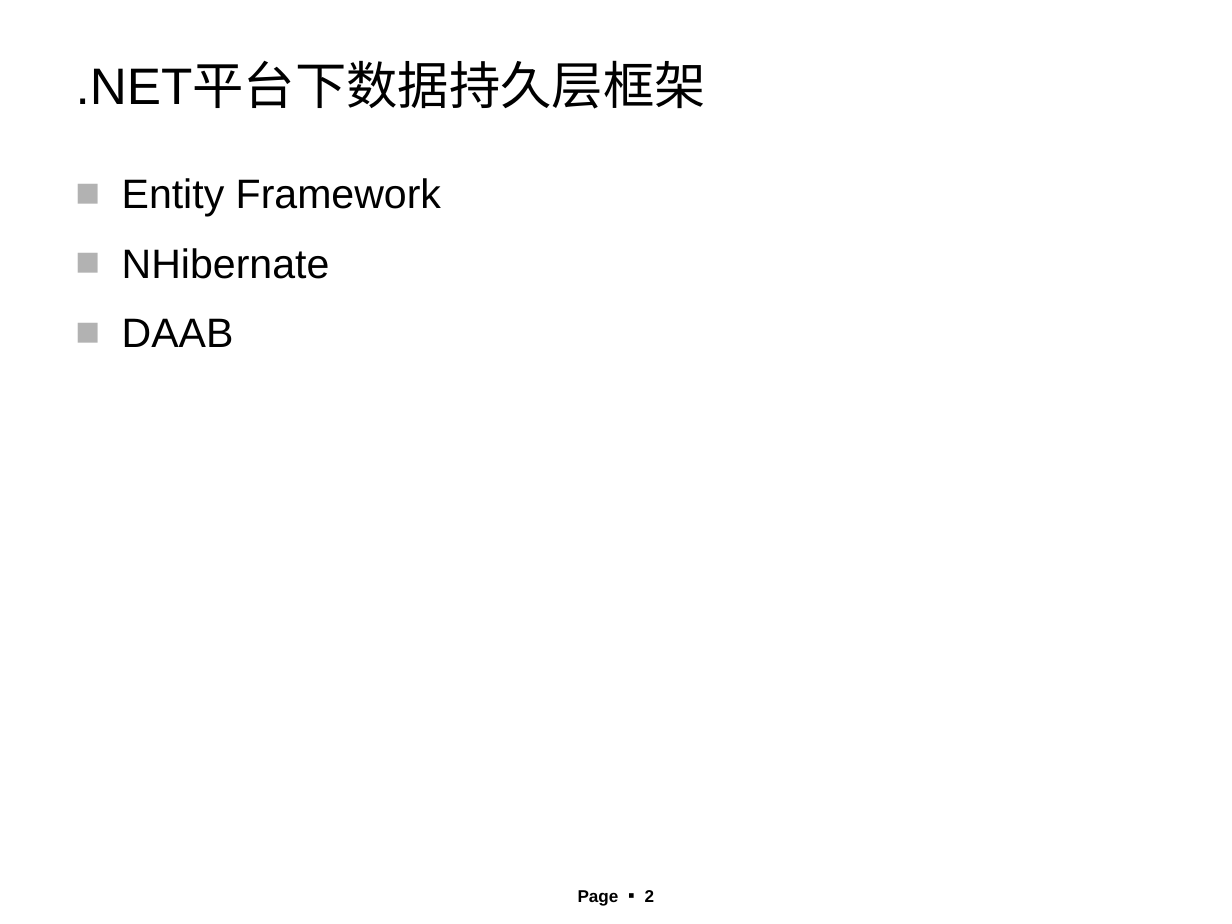
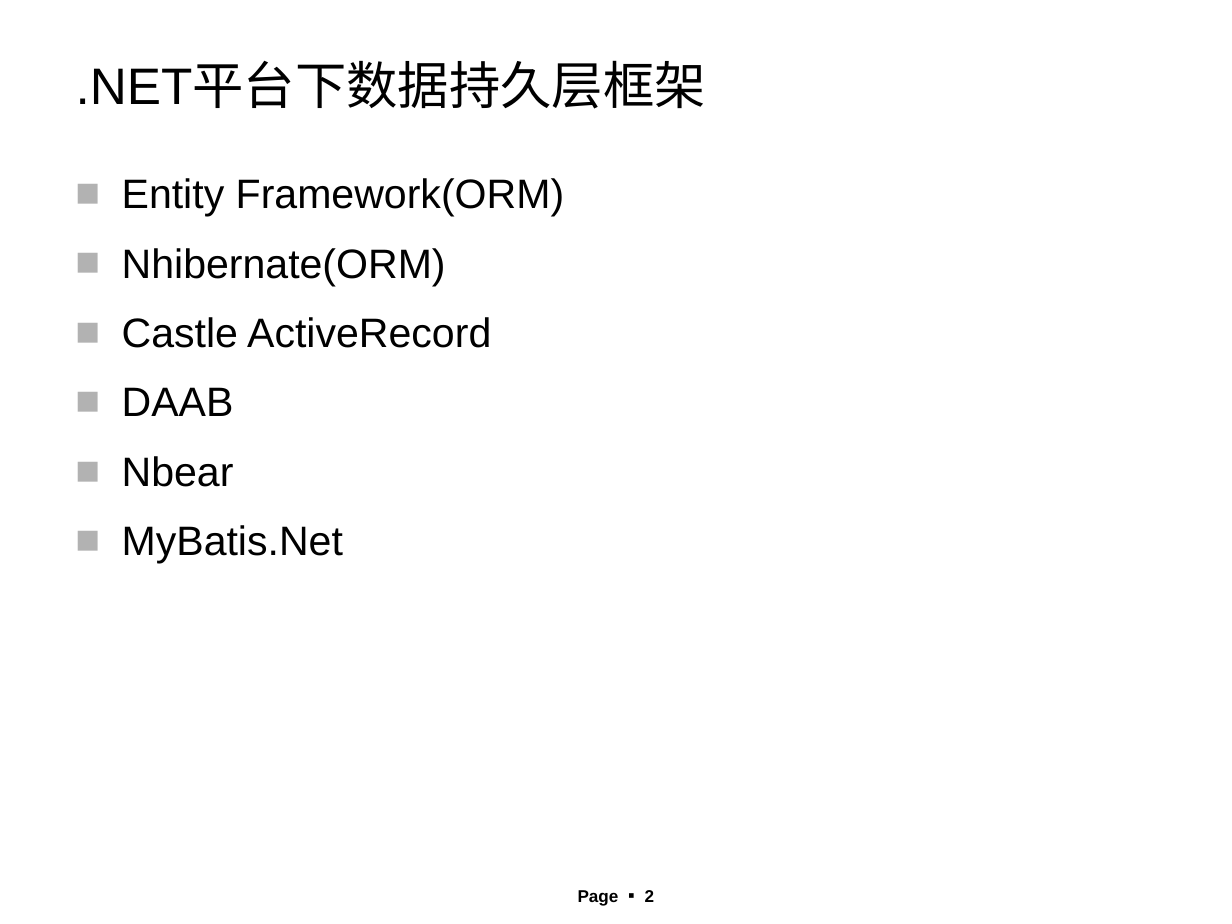
Before and after one commit to angrywindsoffice/anrgywindsPerson, a slide deck: slide 2 of Data Persistence Framework Pre-Research.ppt. Drawn at 1232x924 pixels with LibreOffice and Linux fonts; fonts in the diff are those of the drawing; background and template pictures are left out. Boxes give left, top, right and bottom in pixels: in the first picture for what was removed or moved away, otherwise in the second. Text is boxed around its words. In the diff, an @@ line names an element or a change of style, - is before the commit and + after.

Commit message:
update

```diff
--- a/Data Persistence Framework Pre-Research.ppt
+++ b/Data Persistence Framework Pre-Research.ppt
@@ text at <box>122,178,564,348</box>: text changed @@
-■ Entity Framework
-■ NHibernate
+■ Entity Framework(ORM)
+■ Nhibernate(ORM)
+■ Castle ActiveRecord
@@ text at <box>122,456,343,564</box>: paragraphs added @@
+■ Nbear
+■ MyBatis.Net
```
